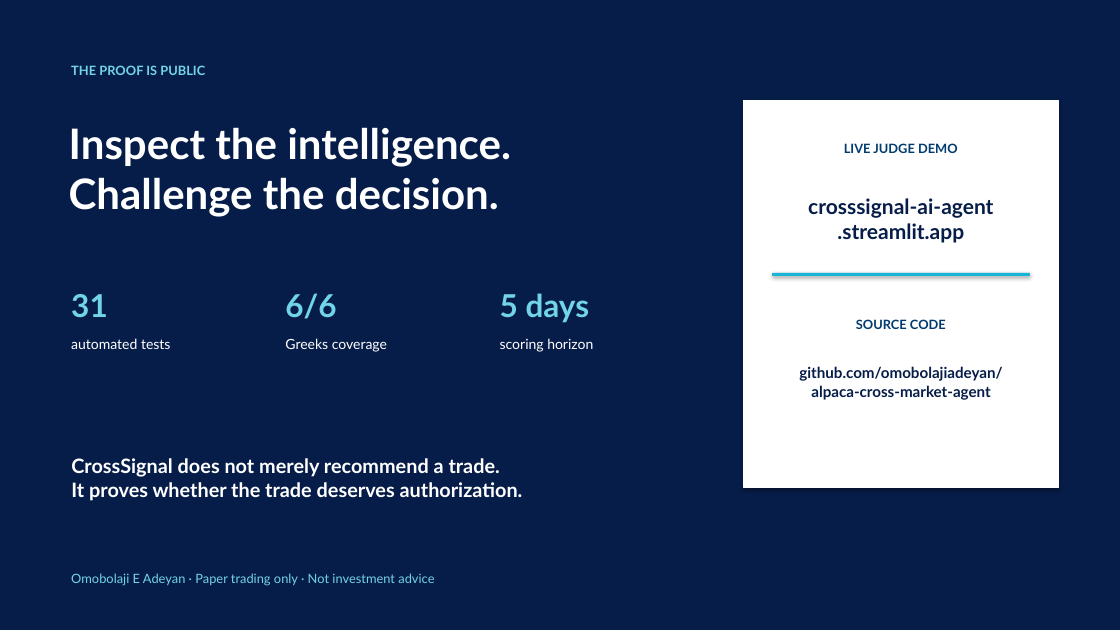
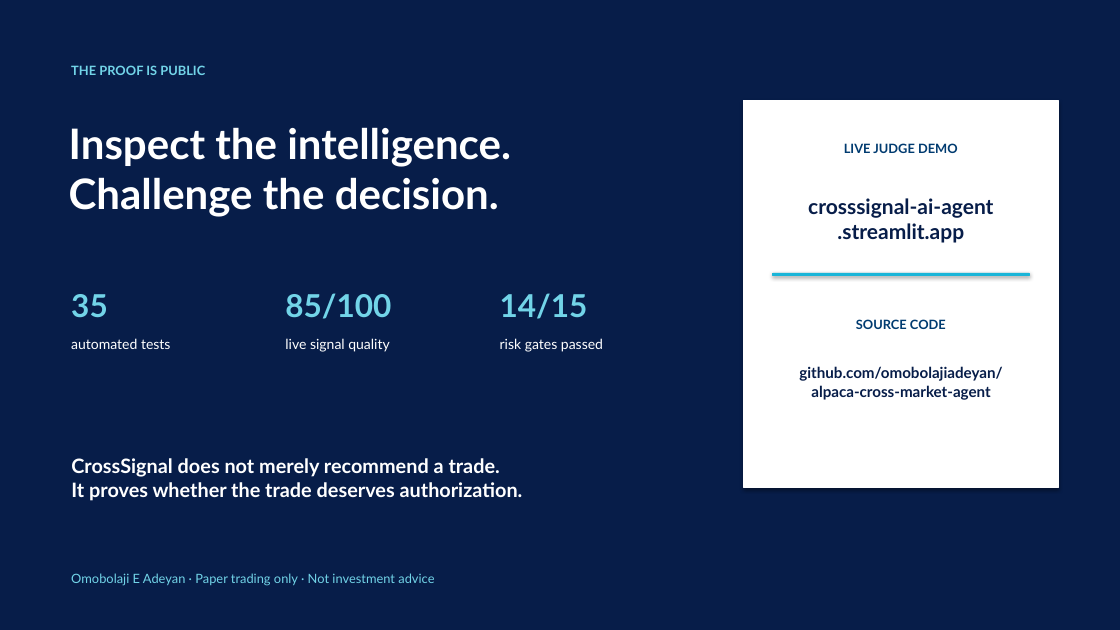
Before and after one commit to omobolajiadeyan/alpaca-cross-market-agent, a slide deck: slide 8 of submission/CrossSignal-Hackathon-Pitch-Final.pptx. Drawn at 1120x630 pixels with LibreOffice and Linux fonts; fonts in the diff are those of the drawing. Boxes give left, top, right and bottom in pixels: in the first picture for what was removed or moved away, otherwise in the second. Text is boxed around its words. In the diff, an @@ line names an element or a change of style, - is before the commit and + after.

```diff
--- a/submission/CrossSignal-Hackathon-Pitch-Final.pptx
+++ b/submission/CrossSignal-Hackathon-Pitch-Final.pptx
@@ text at box(71, 294, 108, 317): text changed @@
-31
+35
@@ text at box(285, 293, 391, 319): text changed @@
-6/6
+85/100
@@ text at box(500, 293, 588, 319): text changed @@
-5 days
+14/15
@@ text at box(285, 338, 389, 352): text changed @@
-Greeks coverage
+live signal quality
@@ text at box(500, 338, 603, 352): text changed @@
-scoring horizon
+risk gates passed
```
Also in this commit, not shown: 2 other slides changed, 1 slide added, 1 slide removed, 8 other files.
